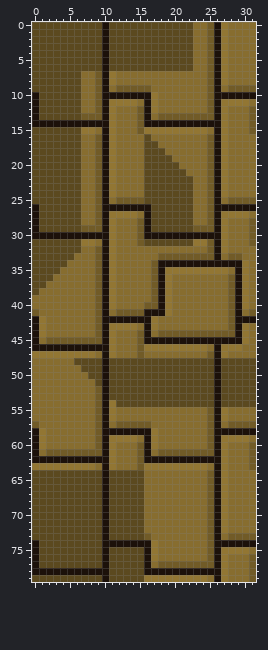
A sprite sheet gets an edit: JSUS/assets/Tiles/Background.png. That is the earlier state.
The file is 32x80 pixels.
The result:
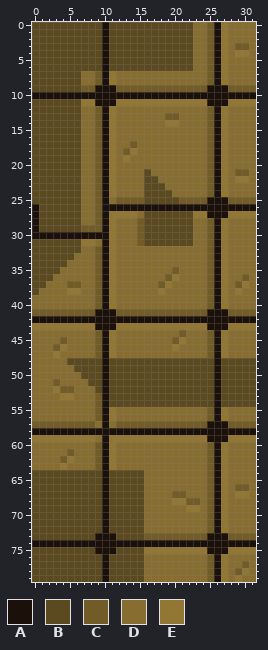
Palette (. is transparent): A #1c110a  B #5b491f  C #715b27  D #876d2f  E #927633
The author wrote: Schon wieder der Background
Difference:
@@ x 27..31 @@
  2 EDDDD
- 3 EDDDD
- 4 EDDDD
+ 3 EDCCD
+ 4 EDEED
  5 EDDDD
@@ x 0..31 @@
  8 BBBBBBBDDCAEDDDDDDDDDDDDDCAEDDDD
- 9 BBBBBBBDDCADCCCCCDDDDDDDDCADCCCC
-10 ABBBBBBDDCAAAAAAAEDDDDDDDCAAAAAA
-11 ABBBBBBDDCAEEEEDAEDDDDDDDCAEEEED
-12 ABBBBBBDDCAEDDDCAEDDDDDDDCAEDDDC
-13 ABBBBBBCCCAEDDDCADCCCCCCCCAEDDDC
-14 AAAAAAAAAAAEDDDCAAAAAAAAAAAEDDDC
-15 BBBBBBBEEDAEDDDCEEEEEEEEEDAEDDDC
-16 BBBBBBBDDCAEDDDDBDDDDDDDDCAEDDDD
-17 BBBBBBBDDCAEDDDDBBDDDDDDDCAEDDDD
-18 BBBBBBBDDCAEDDDDBBBDDDDDDCAEDDDD
-19 BBBBBBBDDCAEDDDDBBBBDDDDDCAEDDDD
-20 BBBBBBBDDCAEDDDDBBBBBDDDDCAEDDDD
-21 BBBBBBBDDCAEDDDDBBBBBBDDDCAEDDDD
-22 BBBBBBBDDCAEDDDDBBBBBBBDDCAEDDDD
-23 BBBBBBBDDCAEDDDDBBBBBBBDDCAEDDDD
-24 BBBBBBBDDCAEDDDDBBBBBBBDDCAEDDDD
-25 BBBBBBBDDCADCCCCBBBBBBBDDCADCCCC
-26 ABBBBBBDDCAAAAAAABBBBBBDDCAAAAAA
-27 ABBBBBBDDCAEEEEDABBBBBBDDCAEEEED
-28 ABBBBBBDDCAEDDDCABBBBBBDDCAEDDDC
-29 ABBBBBBCCCAEDDDCABBBBBBCCCAEDDDC
-30 AAAAAAAAAAAEDDDCAAAAAAAAAAAEDDDC
-31 BBBBBBBEEDAEDDDCBBBBBBBEECAEDDDC
+ 9 BBBBBBBCCAAACCCCCCCCCCCCCAAACCCC
+10 AAAAAAAAAAAAAAAAAAAAAAAAAAAAAAAA
+11 BBBBBBBEEAAAEEEEEEEEEEEEEAAAEEEE
+12 BBBBBBBDDCAEDDDDDDDDDDDDDCAEDDDD
+13 BBBBBBBDDCAEDDDDDDDCCDDDDCAEDDDD
+14 BBBBBBBDDCAEDDDDDDDEEDDDDCAEDDDD
+15 BBBBBBBDDCAEDDDDDDDDDDDDDCAEDDDD
+16 BBBBBBBDDCAEDDDDDDDDDDDDDCAEDDDD
+17 BBBBBBBDDCAEDDCDDDDDDDDDDCAEDDDD
+18 BBBBBBBDDCAEDCEDDDDDDDDDDCAEDDDD
+19 BBBBBBBDDCAEDEDDDDDDDDDDDCAEDDDD
+20 BBBBBBBDDCAEDDDDDDDDDDDDDCAEDDDD
+21 BBBBBBBDDCAEDDDDBDDDDDDDDCAEDCCD
+22 BBBBBBBDDCAEDDDDBBDDDDDDDCAEDEED
+23 BBBBBBBDDCAEDDDDBBBDDDDDDCAEDDDD
+24 BBBBBBBDDCAEDDDDBBBBDDDDDCAEDDDD
+25 BBBBBBBDDCADCCCCBBBBBCCCCAAACCCC
+26 ABBBBBBDDCAAAAAAAAAAAAAAAAAAAAAA
+27 ABBBBBBDDCAEEEEDBBBBBBBEEAAAEEEE
+28 ABBBBBBDDCAEDDDCBBBBBBBDDCAEDDDD
+29 ABBBBBBCCCAEDDDCBBBBBBBDDCAEDDDD
+30 AAAAAAAAAAAEDDDCBBBBBBBDDCAEDDDD
+31 BBBBBBBEEDAEDDDCBBBBBBBDDCAEDDDD
 32 BBBBBBBDDCAEDDDDDDDDDDDDDCAEDDDD
-33 BBBBBBDDDCAEDDDDDDCCCCCCCCADCCDD
-34 BBBBBDDDDCAEDDDDDCAAAAAAAAAAAAED
-35 BBBBDDDDDCAEDDDDDCAEEEEEEEEEDAED
-36 BBBDDDDDDCAEDDDDDCAEDDDDDDDDCAED
-37 BBDDDDDDDCAEDDDDDCAEDDDDDDDDCAED
-38 BDDDDDDDDCAEDDDDDCAEDDDDDDDDCAED
-39 DDDDDDDDDCAEDDDDDCAEDDDDDDDDCAED
-40 DDDDDDDDDCAEDDDDCCAEDDDDDDDDCAED
-41 CDDDDDDDDCADCCCCAAAEDDDDDDDDCADC
-42 AEDDDDDDDCAAAAAAAEDDDDDDDDDDCAAA
-43 AEDDDDDDDCAEEEEDAEDDDDDDDDDDCAED
-44 AEDDDDDDDCAEDDDCADCCCCCCCCCCCAED
-45 ADCCCCCCCCAEDDDCAAAAAAAAAAAAAAED
-46 AAAAAAAAAAAEDDDCEEEEEEEEEDAEEEDD
-47 EEEEEEEEEDAEDDDCDDDDDDDDDCAEDDDD
-48 DDDDDDBBBBABBBBBBBBBBBBBBBABBBBB
-49 DDDDDDDBBBABBBBBBBBBBBBBBBABBBBB
-50 DDDDDDDDBBABBBBBBBBBBBBBBBABBBBB
-51 DDDDDDDDDBABBBBBBBBBBBBBBBABBBBB
-52 DDDDDDDDDCABBBBBBBBBBBBBBBABBBBB
-53 DDDDDDDDDCABBBBBBBBBBBBBBBABBBBB
-54 DDDDDDDDDCAEBBBBBBBBBBBBBBABBBBB
+33 BBBBBBDDDCAEDDDDDDDDDDDDDCAEDDDD
+34 BBBBBDDDDCAEDDDDDDDDDDDDDCAEDDDD
+35 BBBBDDDDDCAEDDDDDDDDCDDDDCAEDDDD
+36 BBBDDDDDDCAEDDDDDDDCEDDDDCAEDDCD
+37 BBDDDCCDDCAEDDDDDDCEDDDDDCAEDCED
+38 BDDDDEEDDCAEDDDDDDEDDDDDDCAEDEDD
+39 DDDDDDDDDCAEDDDDDDDDDDDDDCAEDDDD
+40 DDDDDDDDDCAEDDDDDDDDDDDDDCAEDDDD
+41 CCCCCCCCCAAACCCCCCCCCCCCCAAACCCC
+42 AAAAAAAAAAAAAAAAAAAAAAAAAAAAAAAA
+43 EEEEEEEEEAAAEEEEEEEEEEEEEAAAEEEE
+44 DDDDDDDDDCAEDDDDDDDDDCDDDCAEDDDD
+45 DDDDCDDDDCAEDDDDDDDDCEDDDCAEDDDD
+46 DDDCEDDDDCAEDDDDDDDDEDDDDCAEDDDD
+47 DDDEDDDDDCAEDDDDDDDDDDDDDCAEDDDD
+48 DDDDDBBBBBABBBBBBBBBBBBBBBABBBBB
+49 DDDDDDBBBBABBBBBBBBBBBBBBBABBBBB
+50 DDDDDDDBBBABBBBBBBBBBBBBBBABBBBB
+51 DDDCDDDDBBABBBBBBBBBBBBBBBABBBBB
+52 DDDECCDDDBABBBBBBBBBBBBBBBABBBBB
+53 DDDDEEDDDCABBBBBBBBBBBBBBBABBBBB
+54 DDDDDDDDDCABBBBBBBBBBBBBBBABBBBB
 55 DDDDDDDDDCAEDDDDDDDDDDDDDCAEDDDD
 56 DDDDDDDDDCAEDDDDDDDDDDDDDCAEDDDD
-57 CDDDDDDDDCADCCCCCDDDDDDDDCADCCCC
-58 AEDDDDDDDCAAAAAAAEDDDDDDDCAAAAAA
-59 AEDDDDDDDCAEEEEDAEDDDDDDDCAEEEED
-60 AEDDDDDDDCAEDDDCAEDDDDDDDCAEDDDC
-61 ADCCCCCCCCAEDDDCADCCCCCCCCAEDDDC
-62 AAAAAAAAAAAEDDDCAAAAAAAAAAAEDDDC
-63 EEEEEEEEEDAEDDDCEEEEEEEEEDAEDDDC
+57 CCCCCCCCCDADCCCCCCCCCCCCCAAACCCC
+58 AAAAAAAAAAAAAAAAAAAAAAAAAAAAAAAA
+59 EEEEEEEEEDAEEEEEEEEEEEEEEAAAEEEE
+60 DDDDDDDDDCAEDDDDDDDDDDDDDCAEDDDD
+61 DDDDDCDDDCAEDDDDDDDDDDDDDCAEDDDD
+62 DDDDCEDDDCAEDDDDDDDDDDDDDCAEDDDD
+63 DDDDEDDDDCAEDDDDDDDDDDDDDCAEDDDD
 64 BBBBBBBBBBABBBBBDDDDDDDDDCAEDDDD
 65 BBBBBBBBBBABBBBBDDDDDDDDDCAEDDDD
-66 BBBBBBBBBBABBBBBDDDDDDDDDCAEDDDD
-67 BBBBBBBBBBABBBBBDDDDDDDDDCAEDDDD
-68 BBBBBBBBBBABBBBBDDDDDDDDDCAEDDDD
-69 BBBBBBBBBBABBBBBDDDDDDDDDCAEDDDD
+66 BBBBBBBBBBABBBBBDDDDDDDDDCAEDCCD
+67 BBBBBBBBBBABBBBBDDDDCCDDDCAEDEED
+68 BBBBBBBBBBABBBBBDDDDEECCDCAEDDDD
+69 BBBBBBBBBBABBBBBDDDDDDEEDCAEDDDD
 70 BBBBBBBBBBABBBBBDDDDDDDDDCAEDDDD
@@ x 0..31 @@
 72 BBBBBBBBBBABBBBBDDDDDDDDDCAEDDDD
-73 BBBBBBBBBBABBBBBCDDDDDDDDCADCCCC
-74 ABBBBBBBBBAAAAAAAEDDDDDDDCAAAAAA
-75 ABBBBBBBBBABBBBBAEDDDDDDDCAEEEED
-76 ABBBBBBBBBABBBBBAEDDDDDDDCAEDDDC
-77 ABBBBBBBBBABBBBBADCCCCCCCCAEDDDC
-78 AAAAAAAAAAABBBBBAAAAAAAAAAAEDDDC
-79 BBBBBBBBBBABBBBBEEEEEEEEEDAEDDDC
+73 BBBBBBBBBAAABBBBCCCCCCCCCAAACCCC
+74 AAAAAAAAAAAAAAAAAAAAAAAAAAAAAAAA
+75 BBBBBBBBBAAABBBBEEEEEEEEEAAAEEEE
+76 BBBBBBBBBBABBBBBDDDDDDDDDCAEDDDD
+77 BBBBBBBBBBABBBBBDDDDDDDDDCAEDDCD
+78 BBBBBBBBBBABBBBBDDDDDDDDDCAEDCED
+79 BBBBBBBBBBABBBBBDDDDDDDDDCAEDEDD
